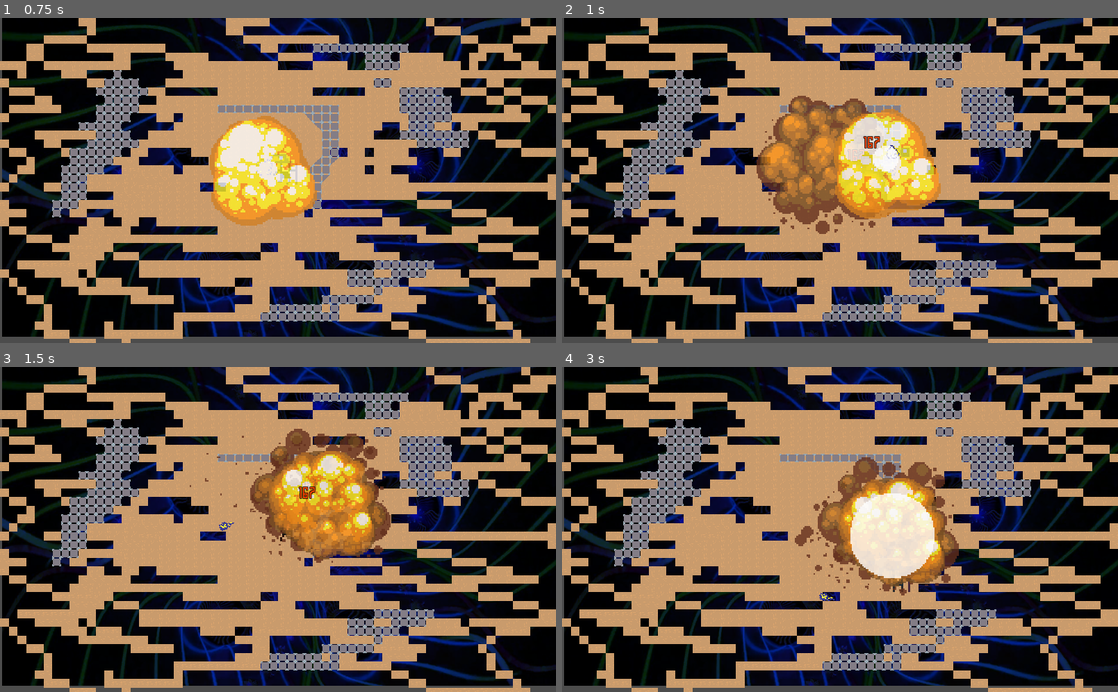
Above: before the commit, frames 1-4 (two rows, left to right).
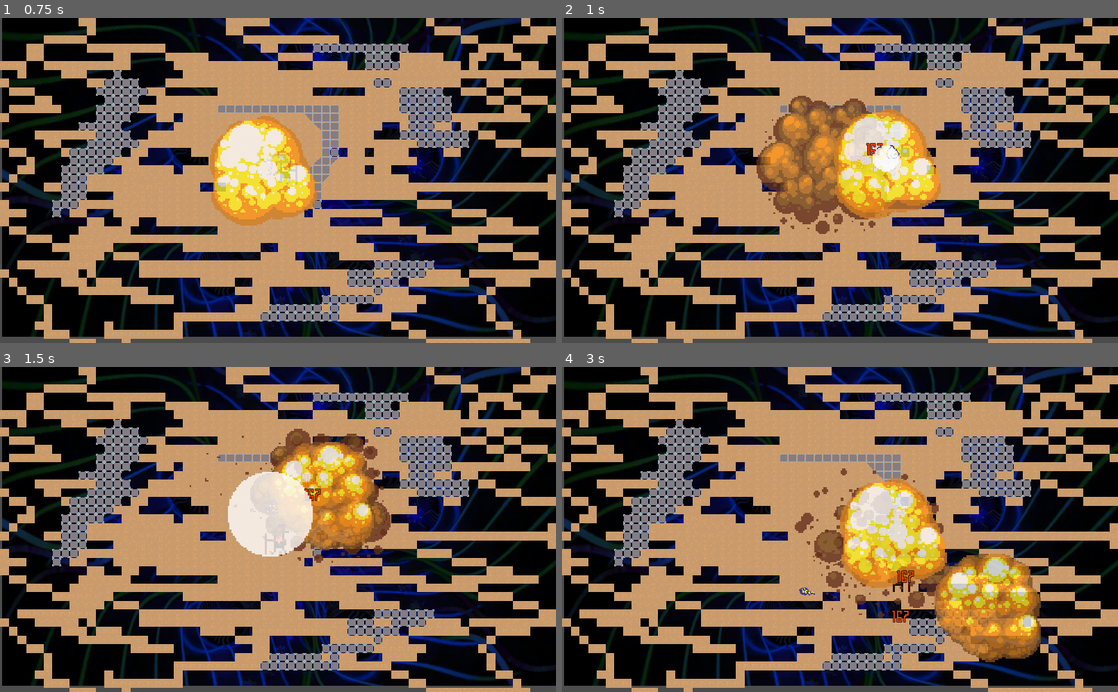
Above: after the commit, the same moments.

Repository: Magorx/olanir-cast
Game: Godot game, scene res://Main.tscn
Same seed, same stepped clock (60 frames per second), same inputs: the game is played once before the commit and once after it.
Inputs (mouse positions are in pixels of both pictures, inside the frame that each line leads up to):
- Up to frame 1 (0.75 s): tap Enter at 0.5 s; move the mouse to (400, 164) at 0.52 s; press the mouse at (400, 164) at 0.53 s; hold D (move_right) from 0.53 s (still down)
- Up to frame 2 (1 s): keep holding D (move_right)
- Up to frame 3 (1.5 s): move the mouse to (166, 545) at 1.27 s; release D (move_right) at 1.28 s; release the mouse at (166, 545) at 1.28 s; hold S (move_down) from 1.28 s (still down); click (166, 545) at 1.35 s
- Up to frame 4 (3 s): move the mouse to (895, 458) at 2.02 s; release S (move_down) at 2.03 s; press the mouse at (895, 458) at 2.03 s; hold D (move_right) 2.03-2.78 s; move the mouse to (812, 594) at 2.77 s; release the mouse at (812, 594) at 2.78 s; hold W (move_up) from 2.78 s (still down); click (812, 594) at 2.85 s

Frame 1 is identical in both runs. In frame 2, 0.2% of the frame differs, in the area x 51-58%, y 36-47%; in frame 3, 6.6%; in frame 4, 12%, in the area x 41-87%, y 27-91%.

Commit message:
fixed some bugs

Diff:
--- a/src/area_effect/collection/AreaEffectCircle.gd
+++ b/src/area_effect/collection/AreaEffectCircle.gd
@@ -34,10 +34,11 @@
             var dir = unit.position - position
             dir = dir.normalized()
 
-#            body.velocity += dir * 64 * 25
+            if not body.get_node("CollisionShape2D").disabled:
+                body.velocity += dir * 64 * 25
 
             if body is Creature:
-#                body.set_state("move")
+                body.is_trying_to_move = true
 
                 body.deal_damage(Damage.new(Damage.Type.fire, 167))
 
--- a/src/creature/Creature.gd
+++ b/src/creature/Creature.gd
@@ -2,6 +2,9 @@
 
 
 class_name Creature
+
+
+export var cast_radius: int = 32
 
 
 var DamageNumbersPacked = preload("res://utils/damage_numbers/damage_numbers.tscn")
@@ -40,7 +43,7 @@
 
     add_sibling_node(damage_number)
 
-    $ColorModulator.moduate(damage.color, 0.5)
+    $ColorModulator.moduate(damage.color, GameInfo.HIT_HIGHLIGHT_TIME)
 
 
 #func
--- a/src/game_info/GameInfo.gd
+++ b/src/game_info/GameInfo.gd
@@ -10,3 +10,6 @@
 const MAX_CASTING_LEVEL = 10
 const CASTING_LEVEL_DEFAULT = 5
 const CASTING_LEVEL_MOVE = 3
+
+
+const HIT_HIGHLIGHT_TIME = 0.75
--- a/src/projectile/collection/EnergyBalt.tscn
+++ b/src/projectile/collection/EnergyBalt.tscn
@@ -26,6 +26,7 @@
 [node name="EnergyBalt" instance=ExtResource( 3 )]
 scale = Vector2( 2, 2 )
 script = ExtResource( 4 )
+max_velocity = 15.0
 safecast_shift = 5.0
 
 [node name="CollisionShape2D" parent="." index="0"]
--- a/src/utils/damage_numbers/damage_numbers.gd
+++ b/src/utils/damage_numbers/damage_numbers.gd
@@ -15,7 +15,7 @@
     rect_position += velocity * delta
 
 
-func setup(position, damage: Damage, expire_time=1):
+func setup(position, damage: Damage):
     text = str(damage.value)
 
     var text_size = get_combined_minimum_size()
--- a/src/utils/damage_numbers/damage_numbers.tscn
+++ b/src/utils/damage_numbers/damage_numbers.tscn
@@ -4,10 +4,10 @@
 [ext_resource path="res://utils/damage_numbers/damage_numbers.gd" type="Script" id=2]
 
 [node name="DamageNumber" type="Label"]
-margin_left = -14.0
-margin_top = -6.0
-margin_right = 14.0
-margin_bottom = 6.0
+margin_left = -30.0
+margin_top = -13.0
+margin_right = 29.0
+margin_bottom = 14.0
 grow_horizontal = 0
 grow_vertical = 0
 theme = ExtResource( 1 )
--- a/src/wizard.gd
+++ b/src/wizard.gd
@@ -7,7 +7,6 @@
 
 var spell: Spell
 var direction: Vector2
-var cast_radius = 32
 
 
 func _ready():
